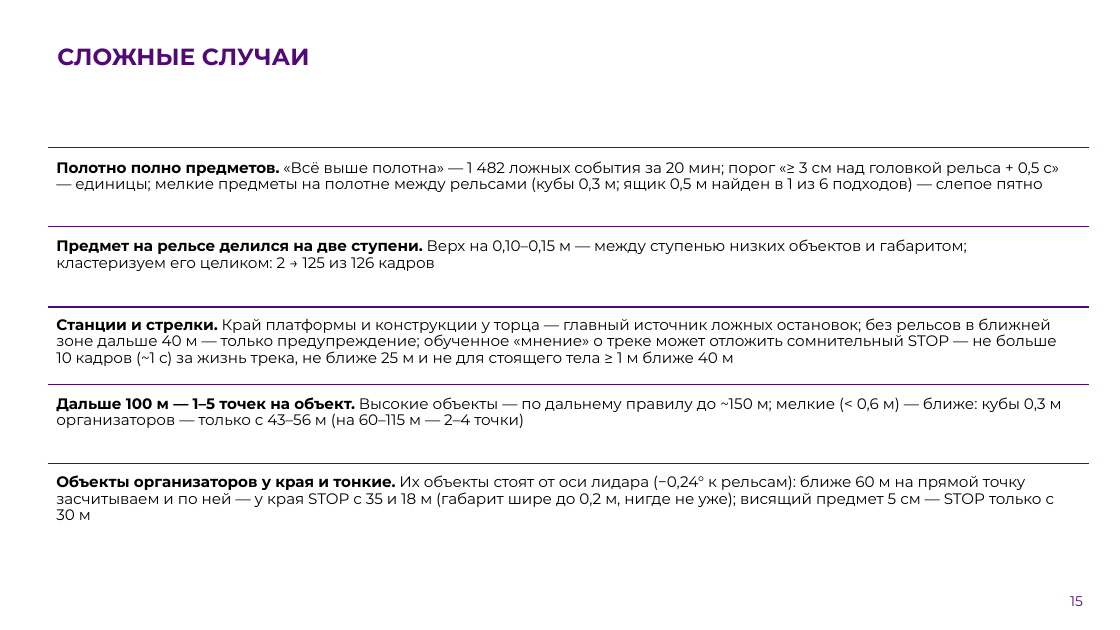
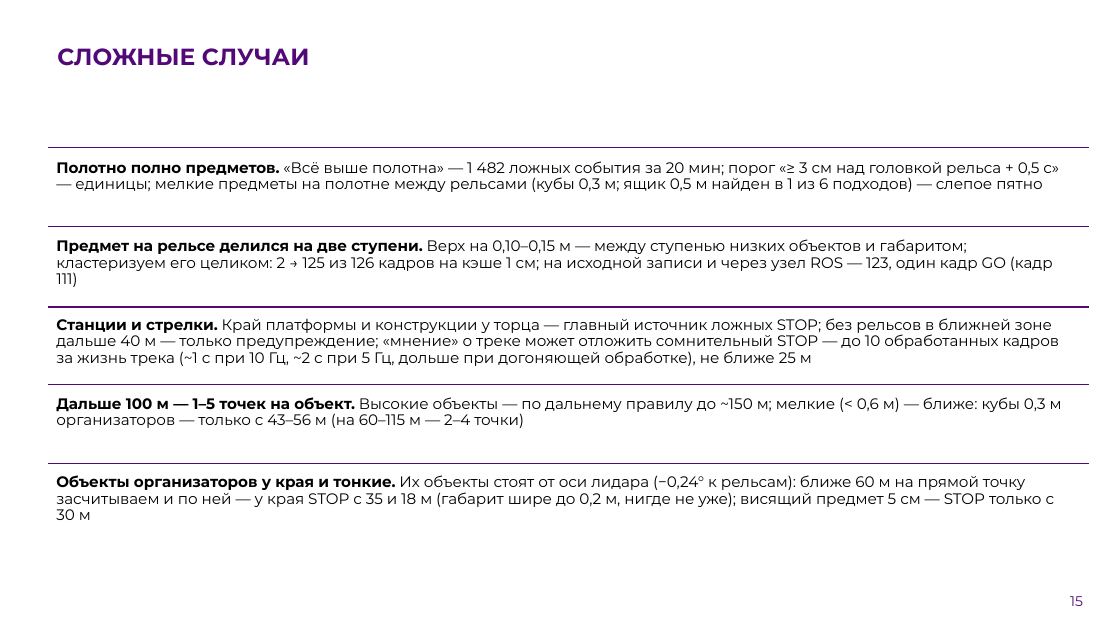
Before and after one commit to pmixay/ReSense, a slide deck: slide 15 of docs/presentation/ReSense_LCT2026.pptx. Drawn at 1120x630 pixels with LibreOffice and Linux fonts; fonts in the diff are those of the drawing; background and template pictures are left out. Boxes give left, top, right and bottom in pixels: in the first picture for what was removed or moved away, otherwise in the second. Text is boxed around its words. In the diff, an @@ line names an element or a change of style, - is before the commit and + after.

```diff
--- a/docs/presentation/ReSense_LCT2026.pptx
+++ b/docs/presentation/ReSense_LCT2026.pptx
@@ text at [56, 239, 1053, 287]: text changed @@
-Предмет на рельсе делился на две ступени. Верх на 0,10–0,15 м — между ступенью низких объектов и габаритом; кластеризуем его целиком: 2 → 125 из 126 кадров
+Предмет на рельсе делился на две ступени. Верх на 0,10–0,15 м — между ступенью низких объектов и габаритом; кластеризуем его целиком: 2 → 125 из 126 кадров на кэше 1 см; на исходной записи и через узел ROS — 123, один кадр GO (кадр 111)
@@ text at [56, 318, 1060, 366]: text changed @@
-Станции и стрелки. Край платформы и конструкции у торца — главный источник ложных остановок; без рельсов в ближней зоне дальше 40 м — только предупреждение; обученное «мнение» о треке может отложить сомнительный STOP — не больше 10 кадров (~1 с) за жизнь трека, не ближе 25 м и не для стоящего тела ≥ 1 м ближе 40 м
+Станции и стрелки. Край платформы и конструкции у торца — главный источник ложных STOP; без рельсов в ближней зоне дальше 40 м — только предупреждение; «мнение» о треке может отложить сомнительный STOP — до 10 обработанных кадров за жизнь трека (~1 с при 10 Гц, ~2 с при 5 Гц, дольше при догоняющей обработке), не ближе 25 м
```
Also in this commit, not shown: 8 other slides changed, 6 other files.
